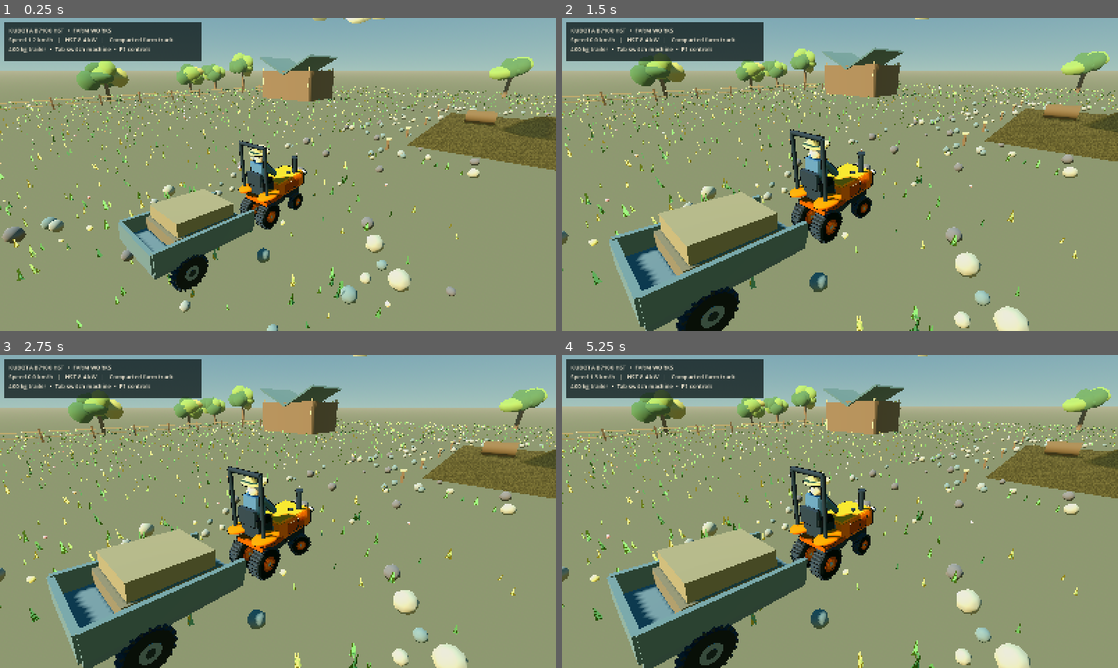
Above: before the commit, frames 1-4 (two rows, left to right).
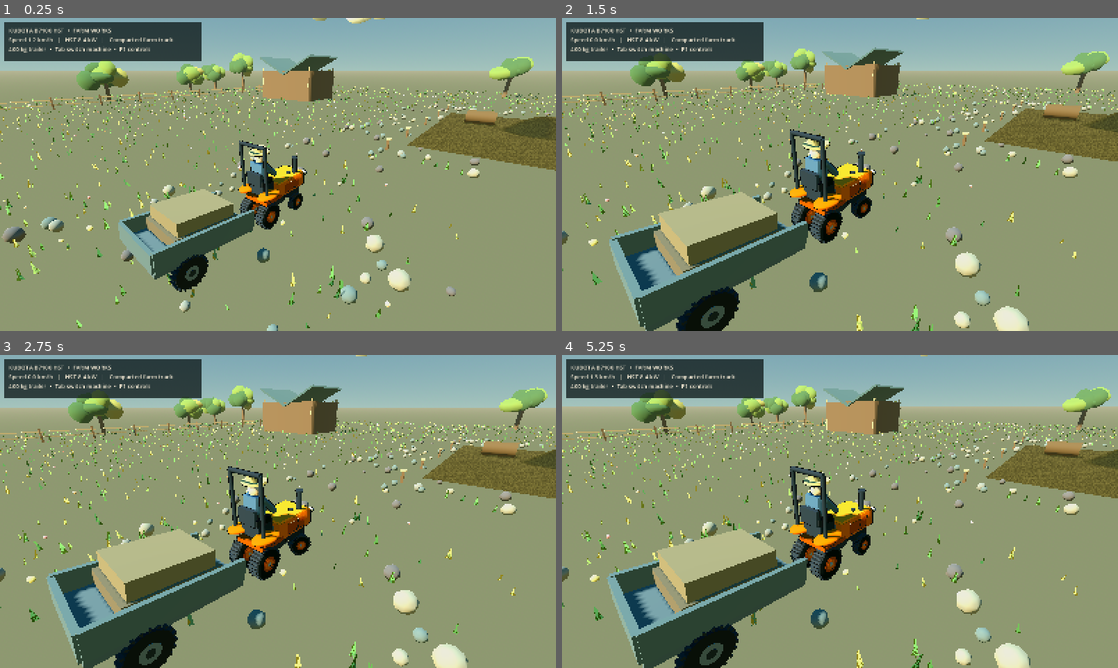
Above: after the commit, the same moments.

Repository: sn97ty8yn4-jpg/landworks
Game: Godot game, scene res://landworks/scenes/sandbox_world.tscn
The game is run twice, just before and just after one commit, with the same random seed, the same clock (stepped at 60 frames per second) and the same inputs.
Inputs (mouse positions are in pixels of both pictures, inside the frame that each line leads up to):
- Up to frame 1 (0.25 s): no input
- Up to frame 2 (1.5 s): tap Enter at 0.5 s; move the mouse to (962, 158) at 0.52 s; hold D 0.53-1.25 s; hold I 0.53-1.25 s; click (962, 158) at 0.67 s; tap Space at 0.77 s; drag from (728, 190) to (812, 237) at 1.27 s
- Up to frame 3 (2.75 s): move the mouse to (333, 442) at 2.02 s; hold D from 2.03 s (still down); hold O from 2.03 s (still down)
- Up to frame 4 (5.25 s): release D at 2.75 s; release O at 2.75 s; drag from (812, 574) to (673, 464) at 2.77 s; move the mouse to (1006, 558) at 3.52 s; hold A 3.53-4.25 s; hold P 3.53-4.25 s; tap Space at 3.77 s; drag from (673, 464) to (756, 433) at 4.27 s; move the mouse to (867, 511) at 5.02 s; hold S from 5.03 s (still down); hold Q from 5.03 s (still down); click (867, 511) at 5.17 s

The runs differ from the first frame. In frame 1, 0.8% of the frame differs, in the area x 0-100%, y 0-99%; in frame 2, 0.8%; in frame 3, 0.8%; in frame 4, 0.9%, in the area x 0-100%, y 0-100%.
Error in both runs: Invalid type in function '_ball' in base 'Node3D (art_scene.gd)'. Cannot convert argument 4 from Color to Object. (res://landworks/scripts/art_scene.gd:174)

Commit message:
Animate meadow grass wind and gentle painted cloud drift with GPU instancing

Diff:
--- a/landworks/scripts/art_scene.gd
+++ b/landworks/scripts/art_scene.gd
@@ -309,12 +309,29 @@
 
 func _ground_detail() -> void:
     var blades := _blade_mesh()
-    var blade_mat := StandardMaterial3D.new()
-    blade_mat.vertex_color_use_as_albedo = true
-    blade_mat.cull_mode = BaseMaterial3D.CULL_DISABLED
-    blade_mat.diffuse_mode = BaseMaterial3D.DIFFUSE_TOON
-    blade_mat.roughness = 1.0
-    blades.surface_set_material(0, blade_mat)
+    # GPU wind bends only upper blade vertices, with a phase offset for
+    # each instanced clump. The ground roots stay fixed.
+    var wind := Shader.new()
+    wind.code = """
+shader_type spatial;
+render_mode cull_disabled, diffuse_toon, specular_disabled;
+void vertex() {
+    vec3 instance_world = (MODEL_MATRIX * vec4(0.0,0.0,0.0,1.0)).xyz;
+    float wave = sin(TIME * 1.45 + instance_world.x * 0.57 +
+        instance_world.z * 0.43);
+    float gust = sin(TIME * 0.33 + instance_world.x * 0.094) * 0.035;
+    float height = max(0.0,VERTEX.y);
+    VERTEX.x += height * (wave * 0.075 + gust);
+    VERTEX.z += height * cos(TIME * 1.04 + instance_world.z*0.52)*0.032;
+}
+void fragment() {
+    ALBEDO = COLOR.rgb;
+    ROUGHNESS = 1.0;
+}
+"""
+    var wind_material := ShaderMaterial.new()
+    wind_material.shader = wind
+    blades.surface_set_material(0,wind_material)
     var grass_positions: Array[Vector3] = []
     for i in range(11500):
         var x := rng.randf_range(-64.0,64.0)
@@ -381,6 +398,16 @@
                 rng.randf_range(2.4,4.0),rng.randf_range(2.6,4.6)),
                 _p("white"))
         cloud_nodes.append(cloud)
+
+func _process(delta: float) -> void:
+    # Slow drifting atmospheric backdrop. Pure visual transforms never
+    # touch machine, payload or soil physics state.
+    for cloud in cloud_nodes:
+        if not is_instance_valid(cloud):
+            continue
+        cloud.position.x += delta * 0.21
+        if cloud.position.x > 106.0:
+            cloud.position.x = -106.0
 
 func _digging_site_details() -> void:
     # Stakes and track imprints are only meshes, so they cannot block entry
